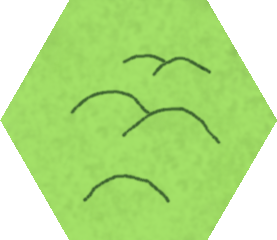
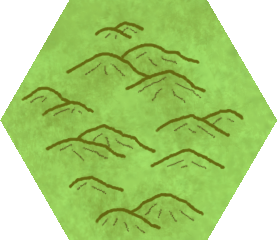
Comparing the layer stacks of the two w=277, h=240 images. Changes:
painted on "Hills" over (20, 20, 245, 234)
painted on "Base" over (0, 0, 277, 240)
